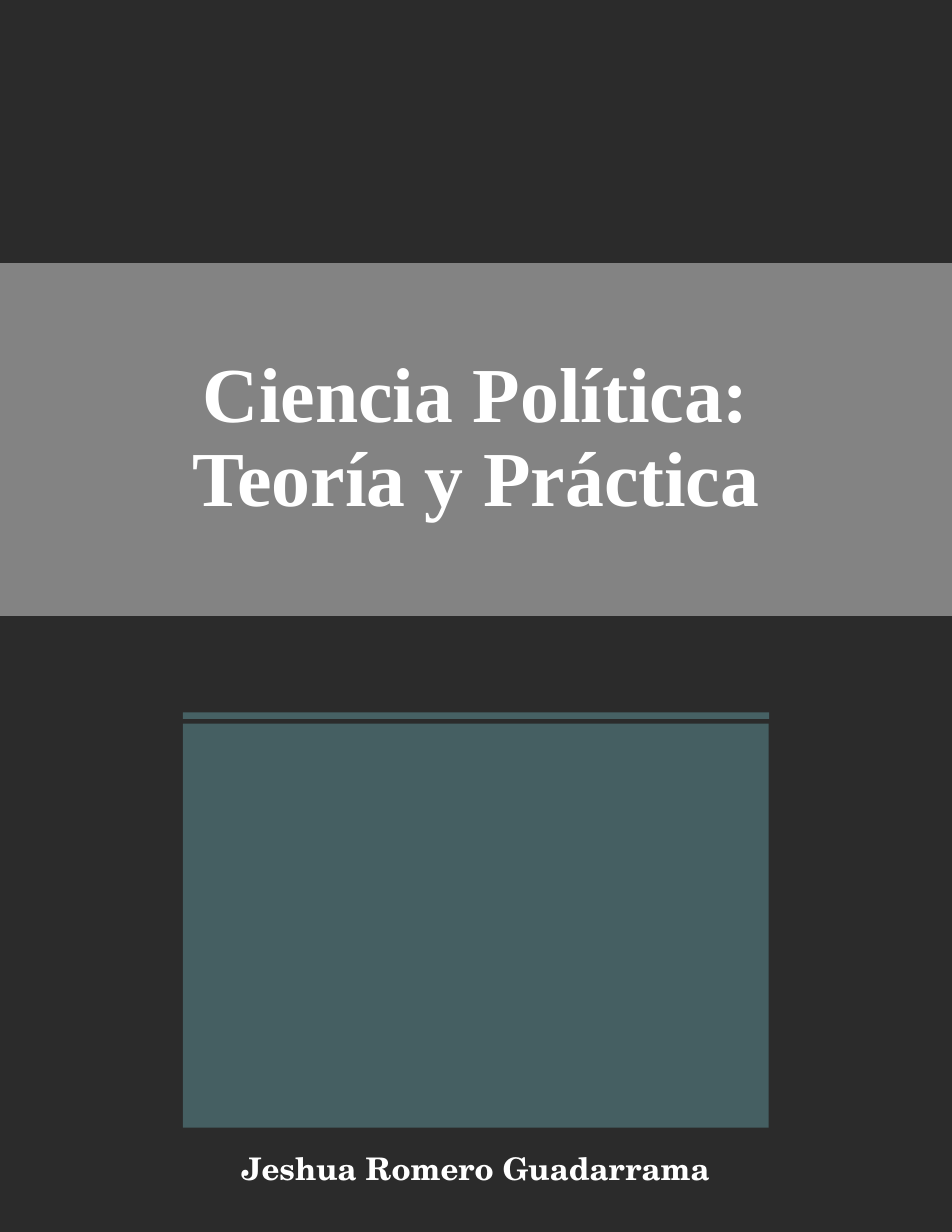
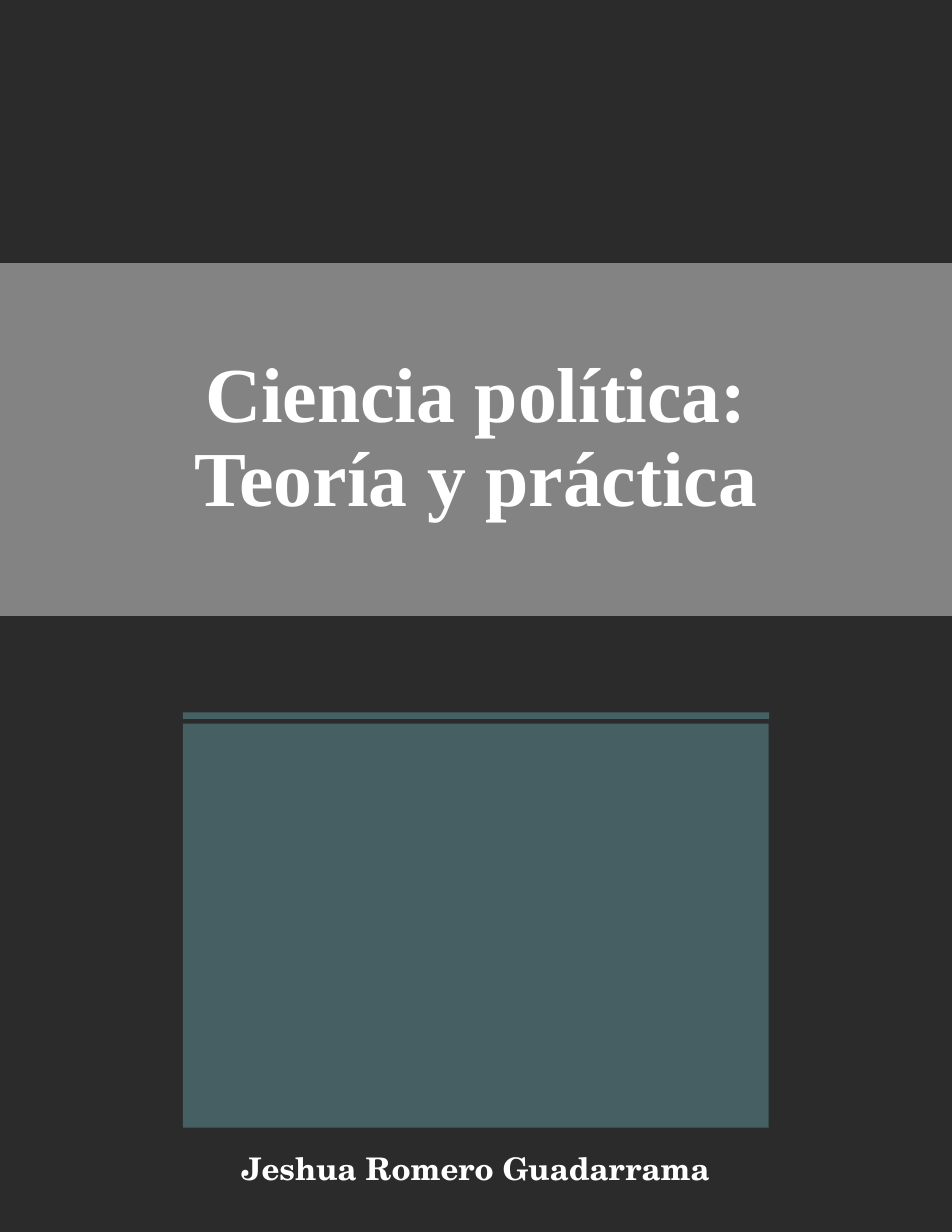
Before and after one commit to Jeshua-Romero-Guadarrama/CienciaPolitica, a slide deck: slide 1 of docs/images/Ciencia_politica.pptx. Drawn at 952x1232 pixels with LibreOffice and Linux fonts; fonts in the diff are those of the drawing; background and template pictures are left out; a plain dark background stands for a picture behind light text. Boxes give left, top, right and bottom in pixels: in the first picture for what was removed or moved away, otherwise in the second. Text is boxed around its words. In the diff, an @@ line names an element or a change of style, - is before the commit and + after.

Commit message:
CienciaPolítica

```diff
--- a/docs/images/Ciencia_politica.pptx
+++ b/docs/images/Ciencia_politica.pptx
@@ text in rectangle at bbox=[195, 368, 757, 521]: text changed @@
-Ciencia Política:
-Teoría y Práctica
+Ciencia política:
+Teoría y práctica
```
Also in this commit, not shown: 3 other files.
